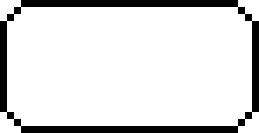
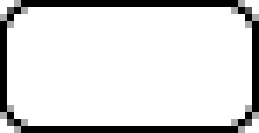
The second (259, 133) image is a revision of the first. Changes to its layers:
painted on "card", masked it over (x1=0, y1=0, x2=259, y2=133)
